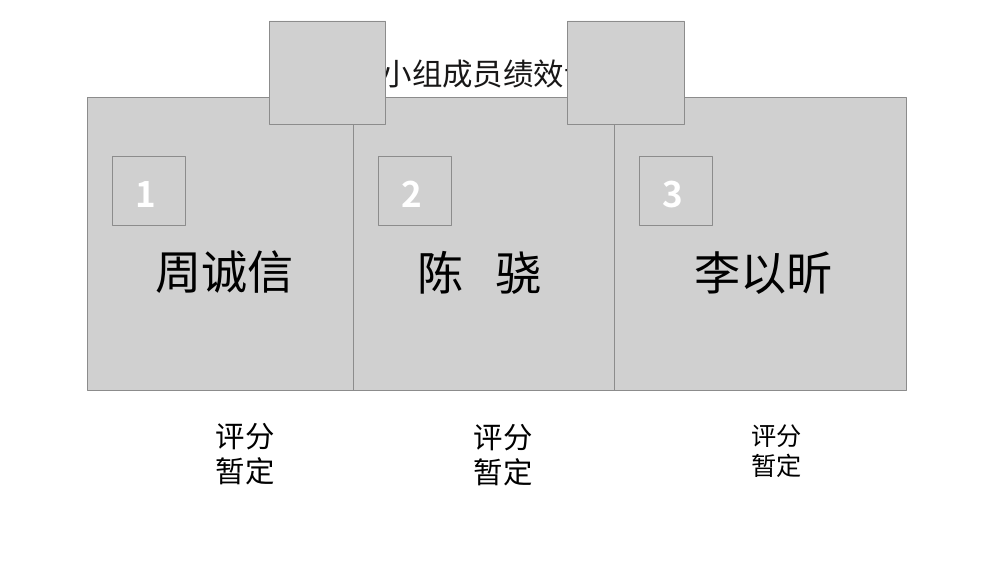
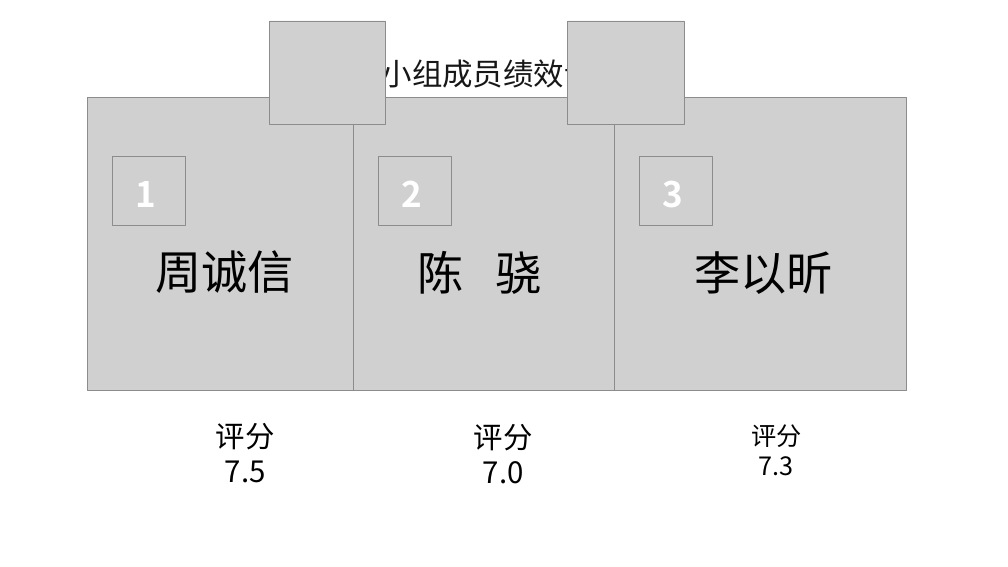
Before and after one commit to diligentsun/new-flappy-bird, a slide deck: slide 16 of 项目实现/项目实现PPT.pptx (slide 14 before the commit). Drawn at 1008x567 pixels with LibreOffice and Linux fonts; fonts in the diff are those of the drawing; grey boxes stand for pictures; background and template pictures are left out. Boxes give left, top, right and bottom in pixels: in the first picture for what was removed or moved away, otherwise in the second. Text is boxed around its words. In the diff, an @@ line names an element or a change of style, - is before the commit and + after.

```diff
--- a/项目实现/项目实现PPT.pptx
+++ b/项目实现/项目实现PPT.pptx
@@ text at [225,460,266,483]: text changed @@
-暂定
+7.5
@@ text at [483,461,524,484]: text changed @@
-暂定
+7.0
@@ text at [759,456,794,476]: text changed @@
-暂定
+7.3
```
Also in this commit, not shown: 6 other slides changed, 2 slides added, 1 other file.
